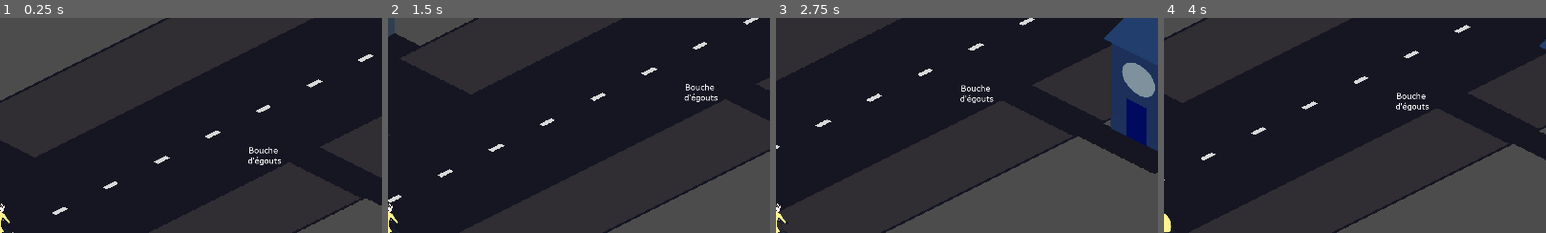
Above: before the commit, frames 1-4 (left to right).
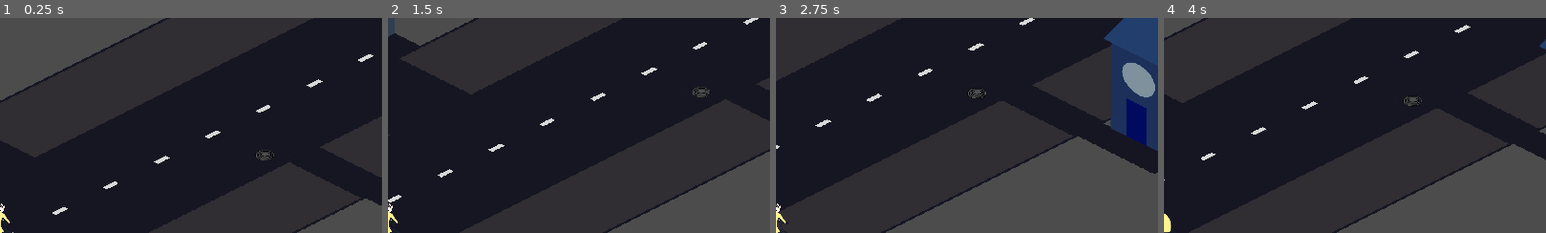
Above: after the commit, the same moments.

Repository: Merliin42/Ludum-Dare-46
Game: Godot game, scene res://Scenes/Main.tscn
The game is run twice, just before and just after one commit, with the same random seed, the same clock (stepped at 60 frames per second) and the same inputs.
Inputs:
- Up to frame 1 (0.25 s): no input
- Up to frame 2 (1.5 s): tap Enter (ui_accept) at 0.5, 0.77 s; hold D (ui_right) 0.53-1.28 s; hold S (speed_down) from 1.28 s (still down)
- Up to frame 3 (2.75 s): tap Enter (ui_accept) at 1.52 s; release S (speed_down) at 2.03 s; hold D (ui_right) from 2.03 s (still down)
- Up to frame 4 (4 s): release D (ui_right) at 2.78 s; hold Z (speed_up) 2.78-3.53 s; tap Enter (ui_accept) at 3.02, 3.77 s; hold Q (ui_left) from 3.53 s (still down)
The pictures show only the part of the screen within x 50-100%, y 0-50%; the shares and areas given below are measured in that part.

The runs differ from the first frame. In frame 1, 0.4% of the frame differs, in the area x 65-74%, y 60-69%; in frame 2, 0.4%, in the area x 77-87%, y 30-40%; in frame 3, 0.3%; in frame 4, 0.3%.

Commit message:
Changing sprites

Diff:
--- a/Scenes/Traps/FireHydrant.tscn
+++ b/Scenes/Traps/FireHydrant.tscn
@@ -4,7 +4,7 @@
 [ext_resource path="res://Assets/Traps/fire_hydrant.png" type="Texture" id=2]
 
 [sub_resource type="RectangleShape2D" id=1]
-extents = Vector2( 56, 24 )
+extents = Vector2( 35.6124, 18.4832 )
 
 [node name="FireHydrant" instance=ExtResource( 1 )]
 
@@ -12,6 +12,7 @@
 shape = SubResource( 1 )
 
 [node name="Sprite" parent="." index="1"]
+position = Vector2( 6.83203, 12.3798 )
 texture = ExtResource( 2 )
 
 [node name="Sound" type="AudioStreamPlayer2D" parent="." index="2"]
--- a/Scenes/Traps/Sewer.tscn
+++ b/Scenes/Traps/Sewer.tscn
@@ -6,7 +6,7 @@
 [ext_resource path="res://Scripts/Traps/Sewer.gd" type="Script" id=4]
 
 [sub_resource type="RectangleShape2D" id=1]
-extents = Vector2( 48, 24 )
+extents = Vector2( 24.7719, 13.7807 )
 
 [node name="Sewer" instance=ExtResource( 1 )]
 collision_mask = 32
@@ -16,6 +16,7 @@
 shape = SubResource( 1 )
 
 [node name="Sprite" parent="." index="1"]
+position = Vector2( 4.16086, -30.6131 )
 texture = ExtResource( 2 )
 
 [node name="Sound" type="AudioStreamPlayer2D" parent="." index="2"]
Binary file changed: Assets/Traps/fire_hydrant.png
Binary file changed: Assets/Traps/sewer.png
